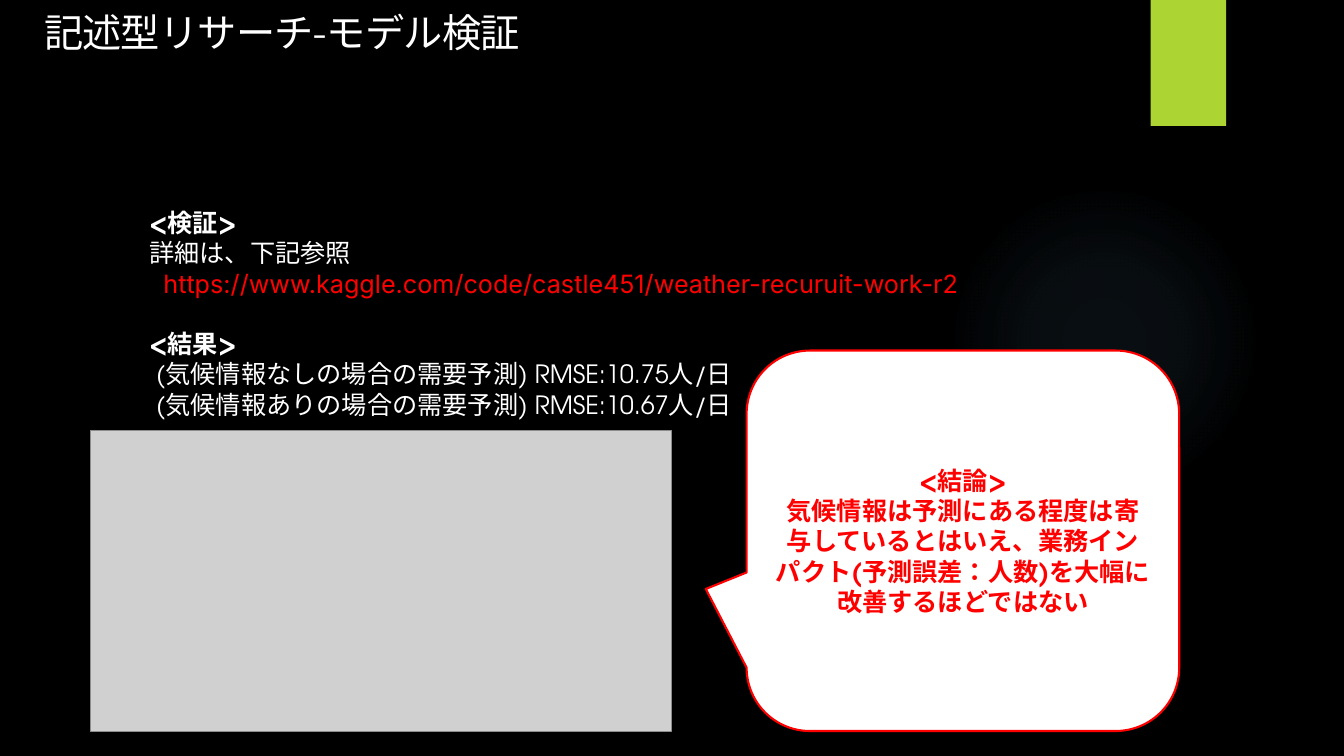
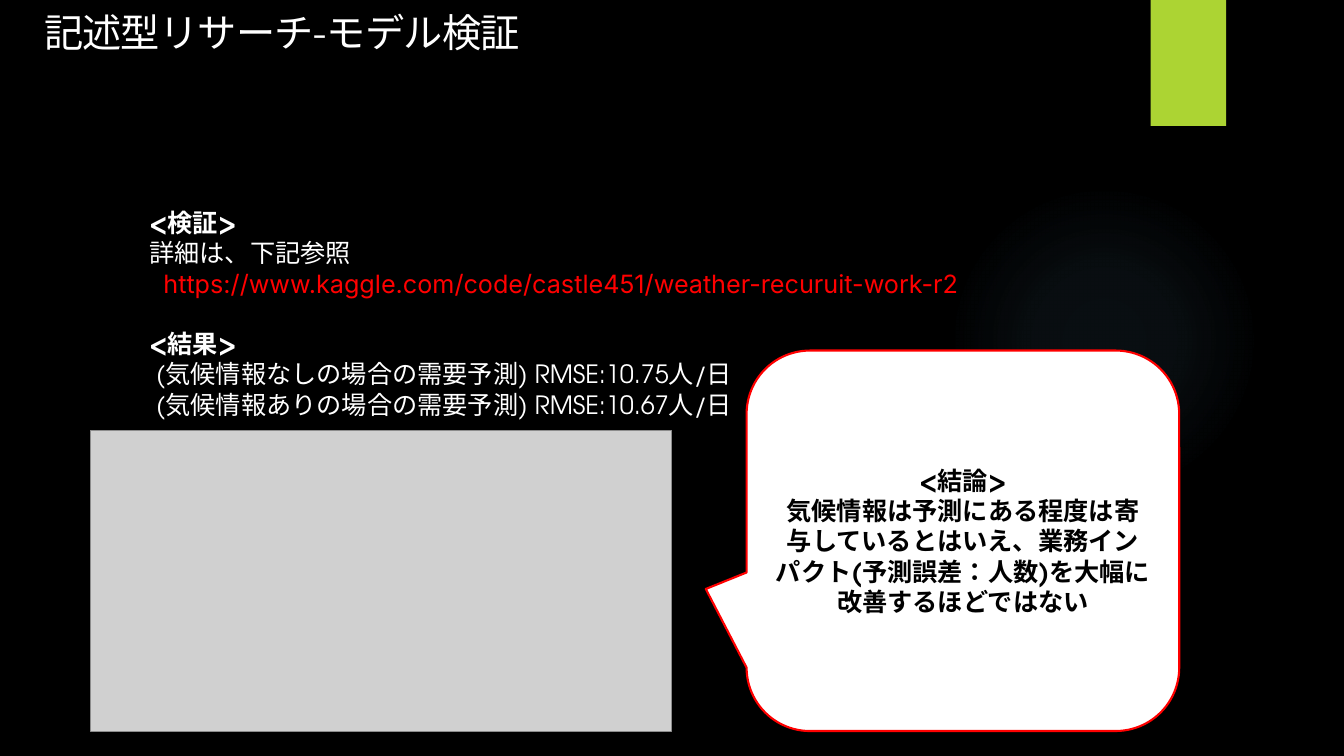
Before and after one commit to SYCastle/data_analysis, a slide deck: slide 17 of 分析提案書_サンプル.pptx (slide 16 before the commit). Drawn at 1344x756 pixels with LibreOffice and Linux fonts; fonts in the diff are those of the drawing; grey boxes stand for pictures; background and template pictures are left out. Boxes give left, top, right and bottom in pixels: in the first picture for what was removed or moved away, otherwise in the second. Text is boxed around its words. In the diff, an @@ line names an element or a change of style, - is before the commit and + after.

```diff
--- a/分析提案書_サンプル.pptx
+++ b/分析提案書_サンプル.pptx
@@ rounded speech box "<結論>" at [747, 351, 1180, 731]: text colour #FF0000 to #000000 @@
```
Also in this commit, not shown: 7 other slides changed, 1 slide added.
